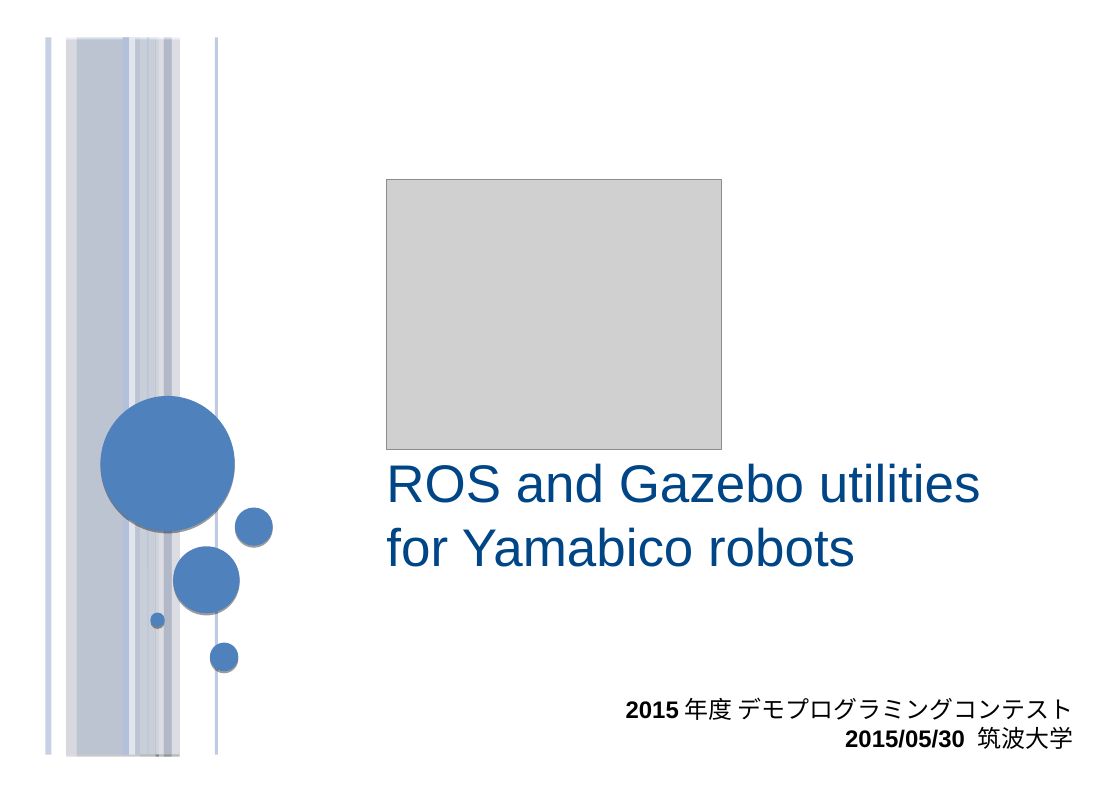
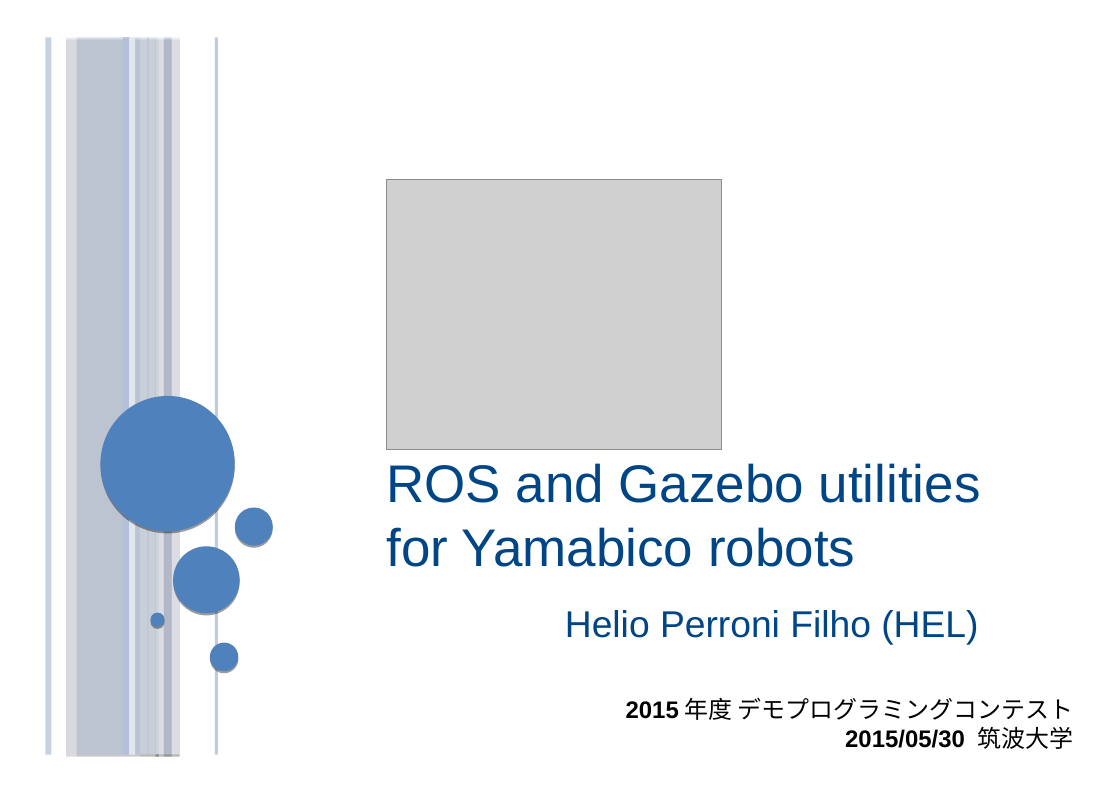
Before and after one commit to xperroni/yamabros, a slide deck: slide 1 of doc/Demopro2015.odp. Drawn at 1120x792 pixels with LibreOffice and Linux fonts; fonts in the diff are those of the drawing; grey boxes stand for pictures; background and template pictures are left out. Boxes give left, top, right and bottom in pixels: in the first picture for what was removed or moved away, otherwise in the second. Text is boxed around its words. In the diff, an @@ line names an element or a change of style, - is before the commit and + after.

```diff
--- a/doc/Demopro2015.odp
+++ b/doc/Demopro2015.odp
@@ text added at (x1=565, y1=610, x2=978, y2=645), 28 pt, text #004586 @@
+Helio Perroni Filho (HEL)
```
Also in this commit, not shown: 1 other slide changed, 1 other file.
